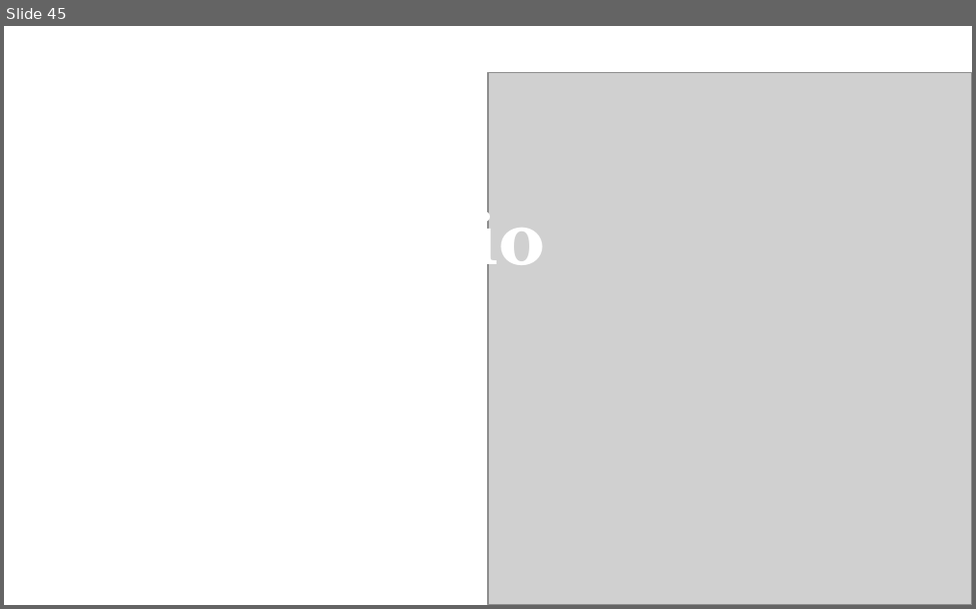
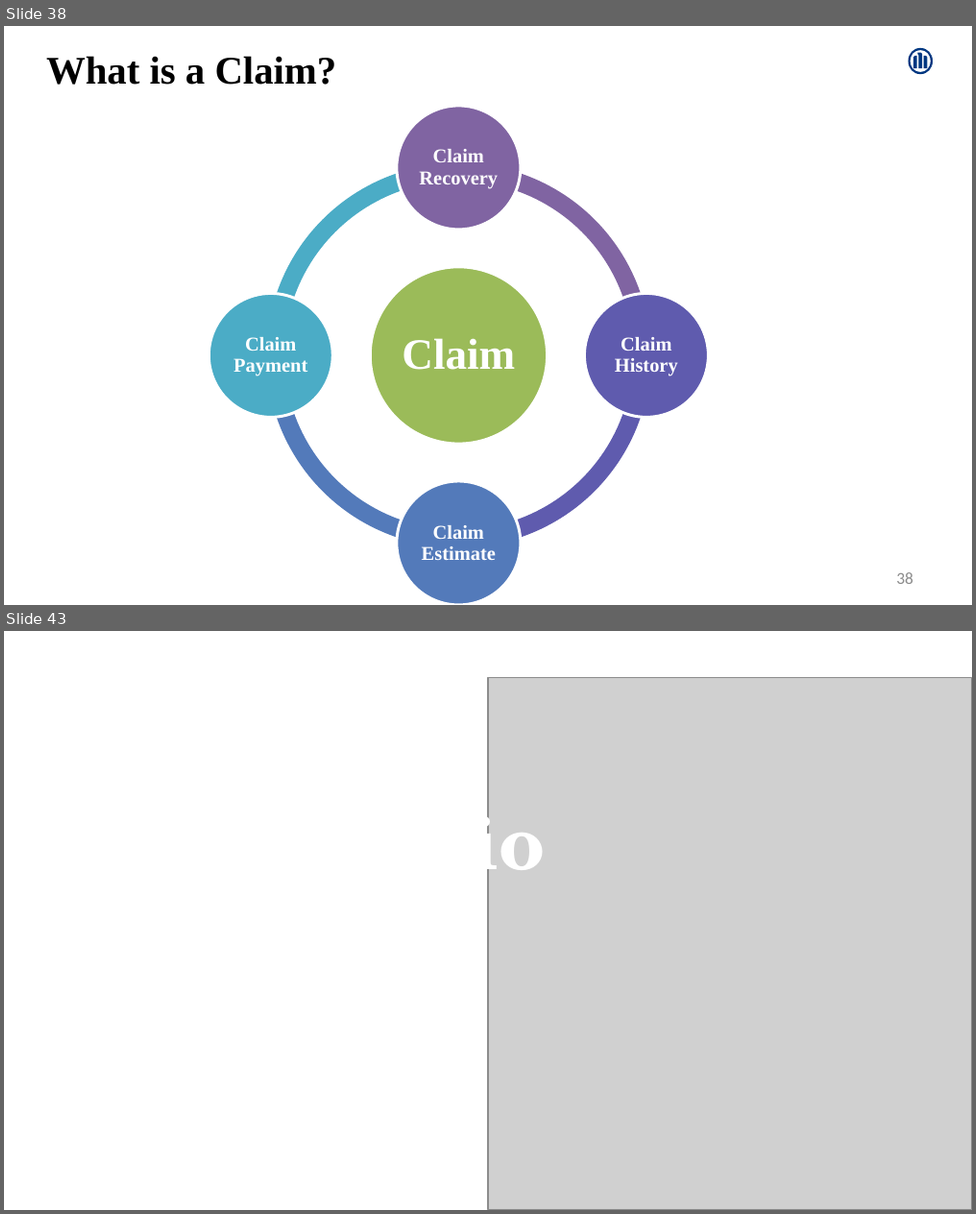
Before and after one commit to Amrutha-Mohan/UpdatedProjects, a slide deck: AmruthaMohan.pptx. Shown one above the other, each under a label of ours: slide 45 before the commit, slides 38 and 43 after it; the slides between them are not shown. The pictures are 976x609 and 976x1214 pixels, drawn with LibreOffice and Linux fonts; fonts in the diff are those of the drawing; grey boxes stand for pictures; background and template pictures are left out. Boxes give left, top, right and bottom in pixels: in the first picture for what was removed or moved away, otherwise in the second. Text is boxed around its words. In the diff, an @@ line names an element or a change of style, - is before the commit and + after.

```diff
--- a/AmruthaMohan.pptx
+++ b/AmruthaMohan.pptx
@@ slide 38 added at box(4, 26, 972, 605), background #FFFFFF @@
@@ freeform shape added at box(907, 48, 931, 74), fill #003781 @@
@@ text added at box(46, 56, 337, 85), 28 pt, text #000000, bold @@
+What is a Claim?
@@ group added at box(208, 106, 708, 605): 5 ellipses, 5 texts, 4 arch (boxed as its full ring)s @@
+Claim
+Claim Recovery
+Claim History
+Claim Estimate
+Claim Payment
@@ page number added at box(896, 572, 913, 584), 12 pt, text #8C8C8C @@
+38
@@ what was slide 45 is now slide 43 @@
```
Also in this commit, not shown: 3 slides changed, 6 other slides added, 9 slides removed.
